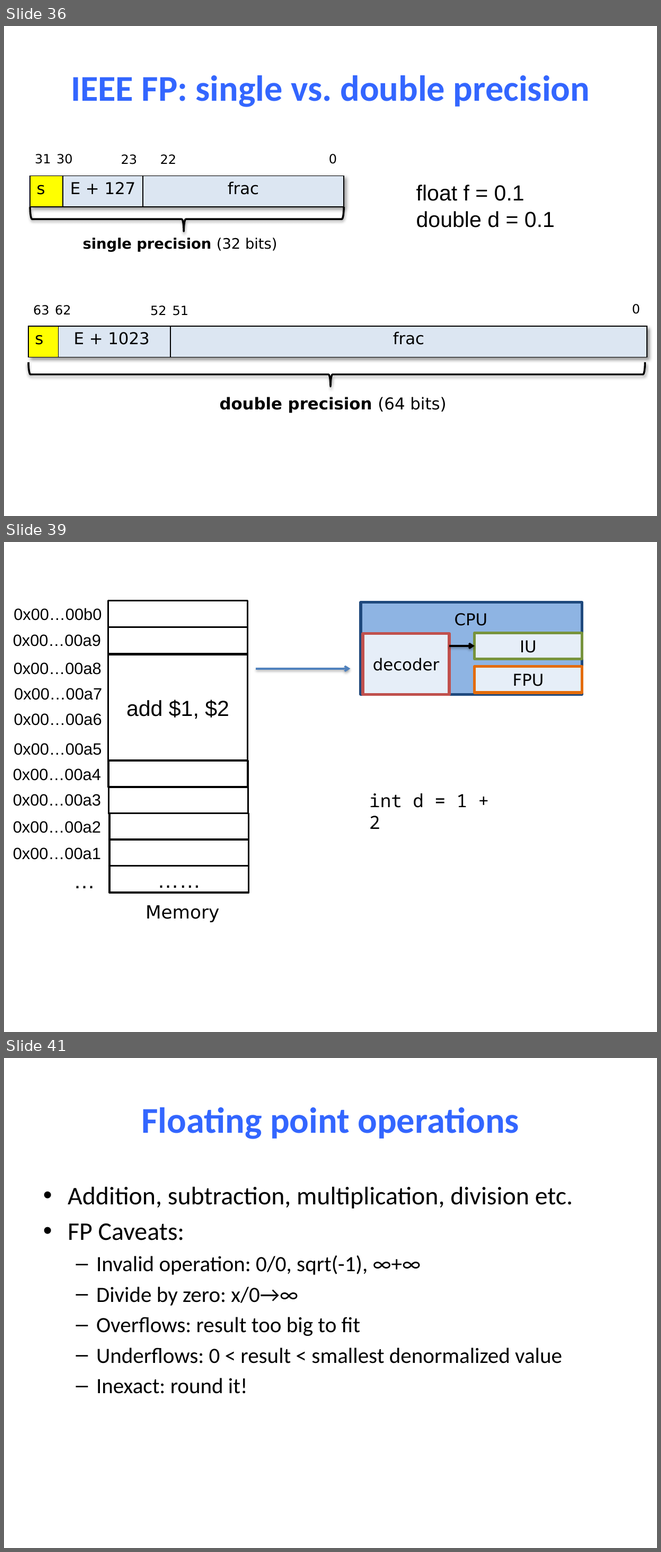
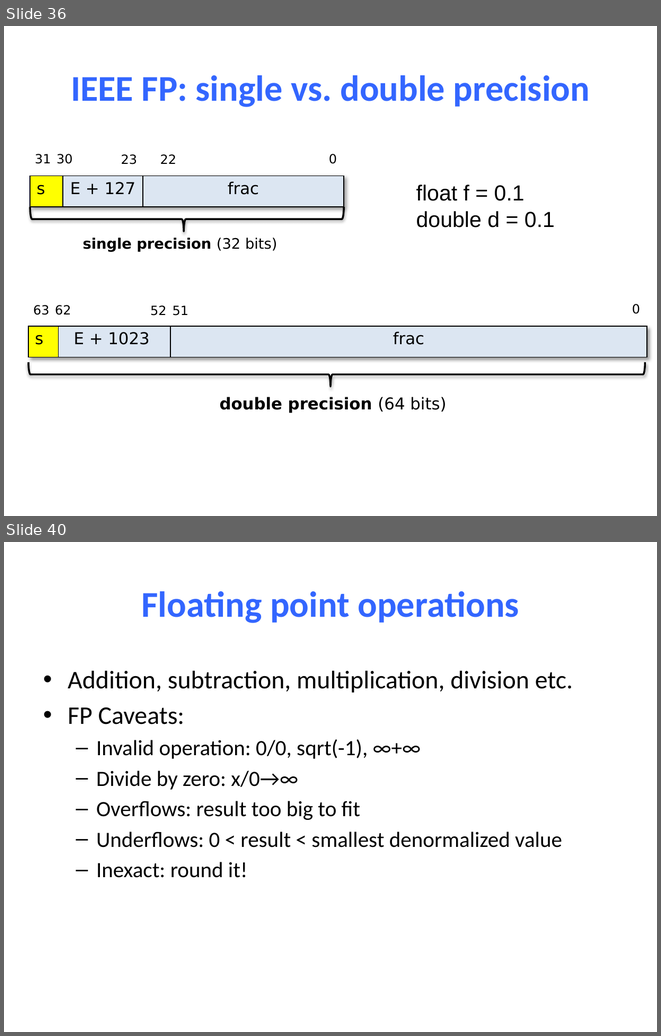
Before and after one commit to NYU-CSO/nyu-cso.github.io, a slide deck: notes/03-floats.pptx. Shown one above the other, each under a label of ours: slides 36, 39 and 41 before the commit, slides 36 and 40 after it; the slides between them are not shown. The pictures are 661x1552 and 661x1036 pixels, drawn with LibreOffice and Linux fonts; fonts in the diff are those of the drawing. Boxes give left, top, right and bottom in pixels: in the first picture for what was removed or moved away, otherwise in the second. Text is boxed around its words. In the diff, an @@ line names an element or a change of style, - is before the commit and + after.

```diff
--- a/notes/03-floats.pptx
+++ b/notes/03-floats.pptx
@@ slide 39 removed at bbox=[4, 542, 657, 1032], background #FFFFFF @@
@@ rectangle removed at bbox=[475, 633, 582, 659] @@
-IU
@@ arrow removed from (449, 646) to (475, 646) @@
@@ group removed at bbox=[13, 601, 582, 922]: 13 rectangles, 13 texts, 1 arrow @@
-CPU
-decoder
-Memory
-……
-0x00…00b0
-0x00…00a9
-…
-0x00…00a1
-0x00…00a2
-0x00…00a3
-0x00…00a4
-0x00…00a5
-0x00…00a6
-0x00…00a7
-0x00…00a8
-add $1, $2
@@ rectangle removed at bbox=[475, 666, 582, 692] @@
-FPU
@@ text removed at bbox=[369, 793, 468, 829] @@
-int d = 1 + 2
@@ what was slide 41 is now slide 40 @@
```
Also in this commit, not shown: 16 slides changed, 1 slide added, 1 other slide removed.
